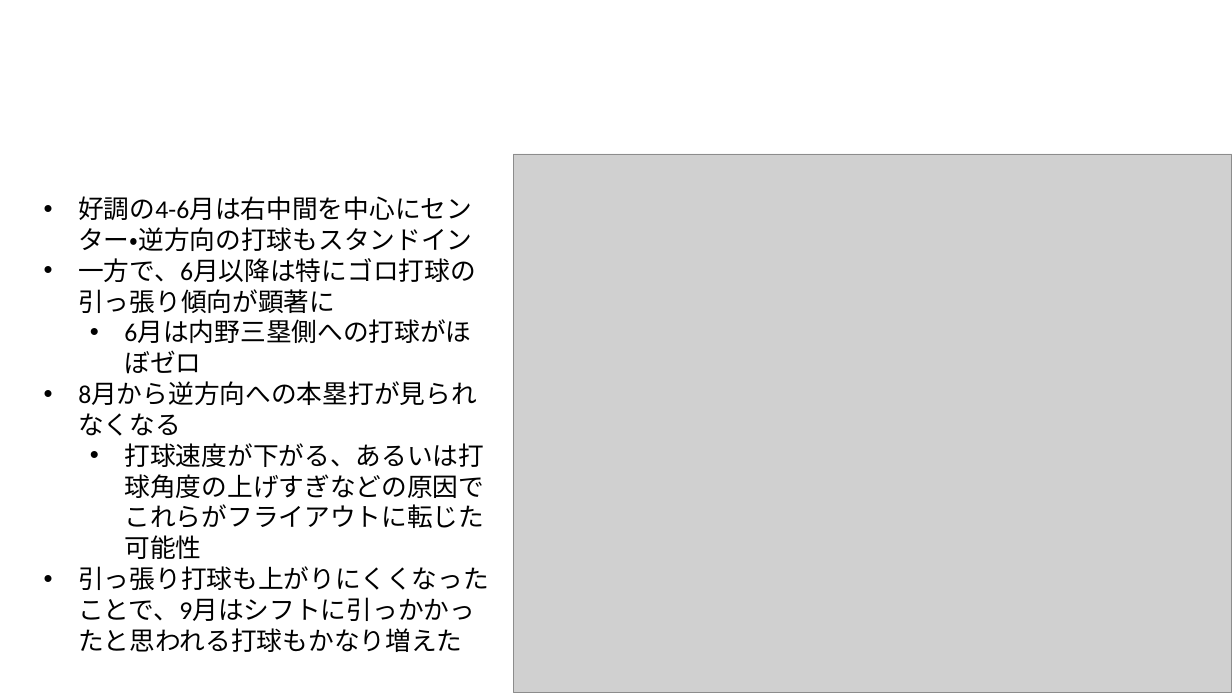
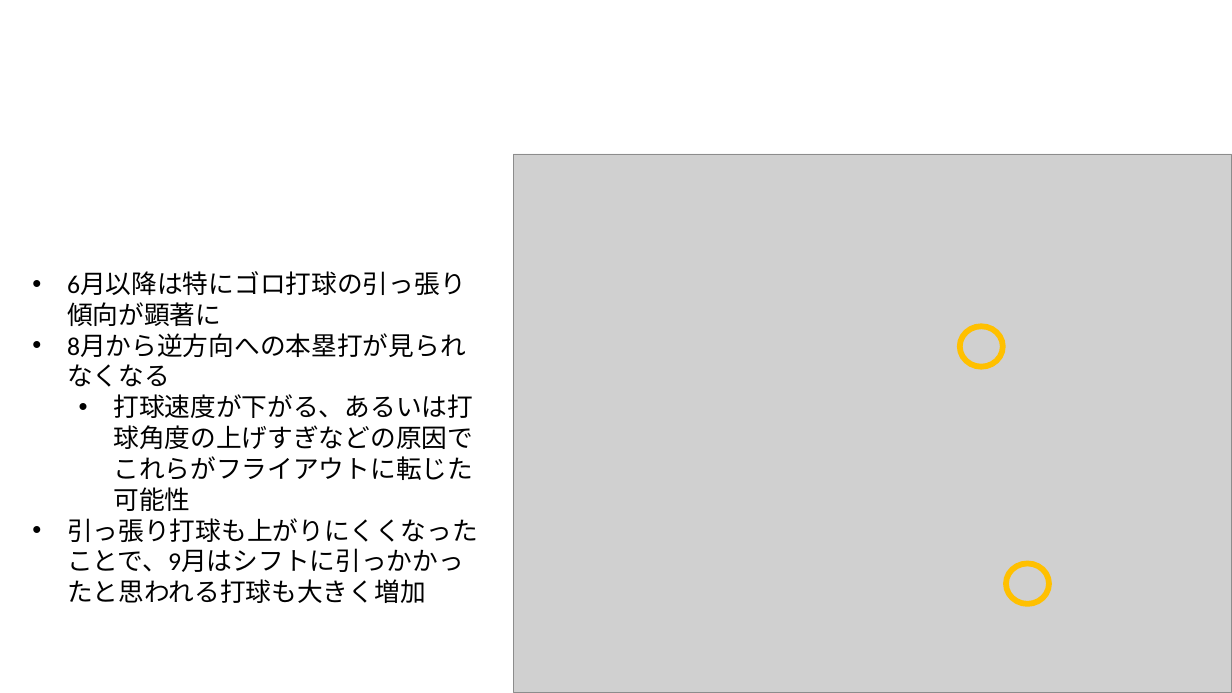
Before and after one commit to T-Reio/ohtani_analyze, a slide deck: slide 15 of slides/ohtani_tj.pptx (slide 9 before the commit). Drawn at 1232x693 pixels with LibreOffice and Linux fonts; fonts in the diff are those of the drawing; grey boxes stand for pictures; background and template pictures are left out. Boxes give left, top, right and bottom in pixels: in the first picture for what was removed or moved away, otherwise in the second. Text is boxed around its words. In the diff, an @@ line names an element or a change of style, - is before the commit and + after.

```diff
--- a/slides/ohtani_tj.pptx
+++ b/slides/ohtani_tj.pptx
@@ text at (78,196,476,282): text changed @@
-• 好調の4-6月は右中間を中心にセンター・逆方向の打球もスタンドイン
-• 一方で、6月以降は特にゴロ打球の引っ張り傾向が顕著に
-  • 6月は内野三塁側への打球がほぼゼロ
+• 6月以降は特にゴロ打球の引っ張り傾向が顕著に
@@ text "6月以降は特にゴロ打球の引っ張り傾向が顕著に": place and size @@
-text "6月以降は特にゴロ打球の引っ張り傾向が顕著に" at (78,196,489,621)
+text "6月以降は特にゴロ打球の引っ張り傾向が顕著に" at (67,394,478,572)
@@ ellipse added at (960,326,1004,367), outline #FFC000 4.5 pt @@
@@ text at (67,518,478,572): text changed @@
-• 引っ張り打球も上がりにくくなったことで、9月はシフトに引っかかったと思われる打球もかなり増えた
+• 引っ張り打球も上がりにくくなったことで、9月はシフトに引っかかったと思われる打球も大きく増加
@@ ellipse added at (1006,564,1050,604), outline #FFC000 4.5 pt @@
```
Also in this commit, not shown: 4 other slides changed, 11 slides added, 2 slides removed, 9 other files.
